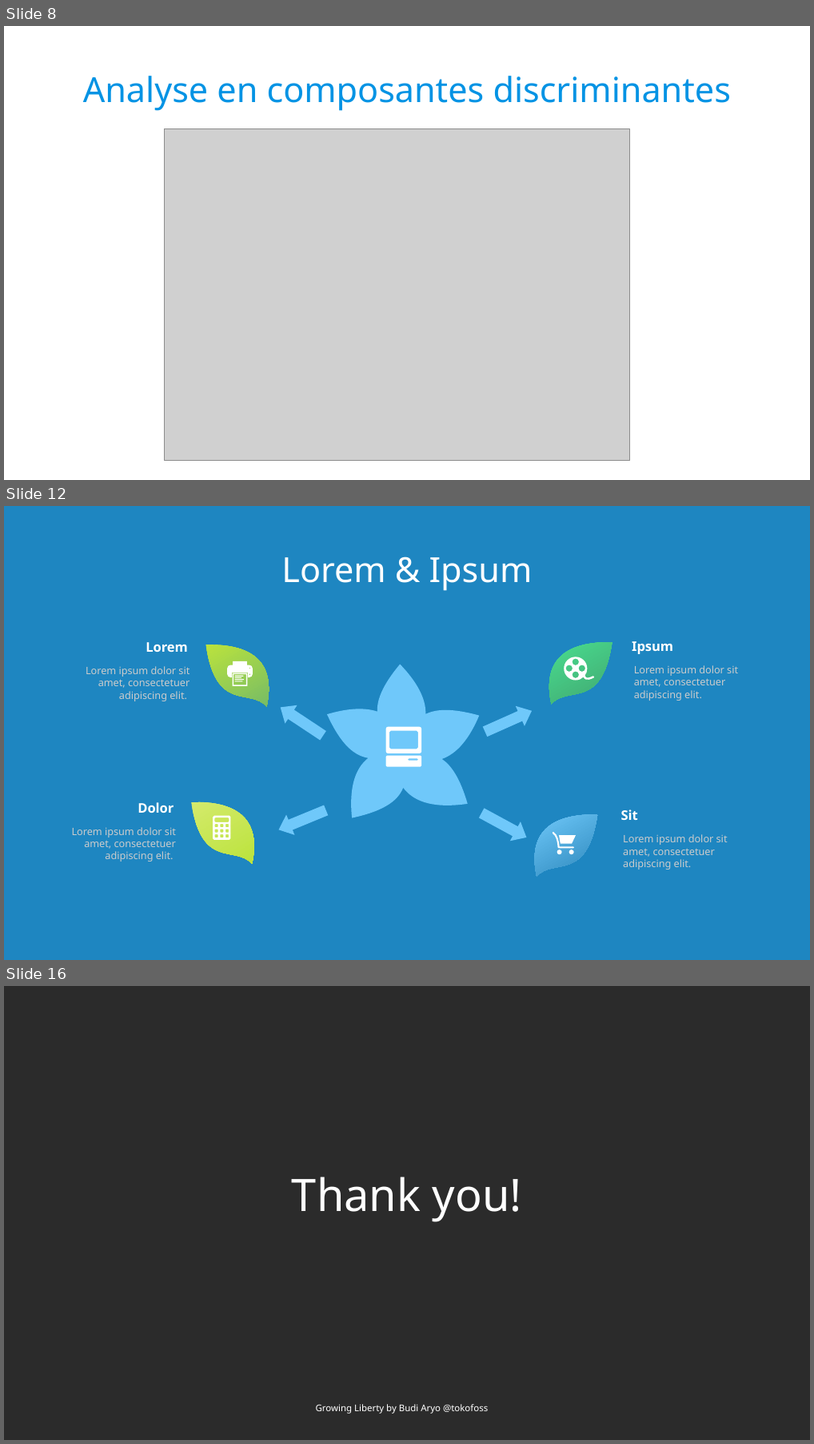
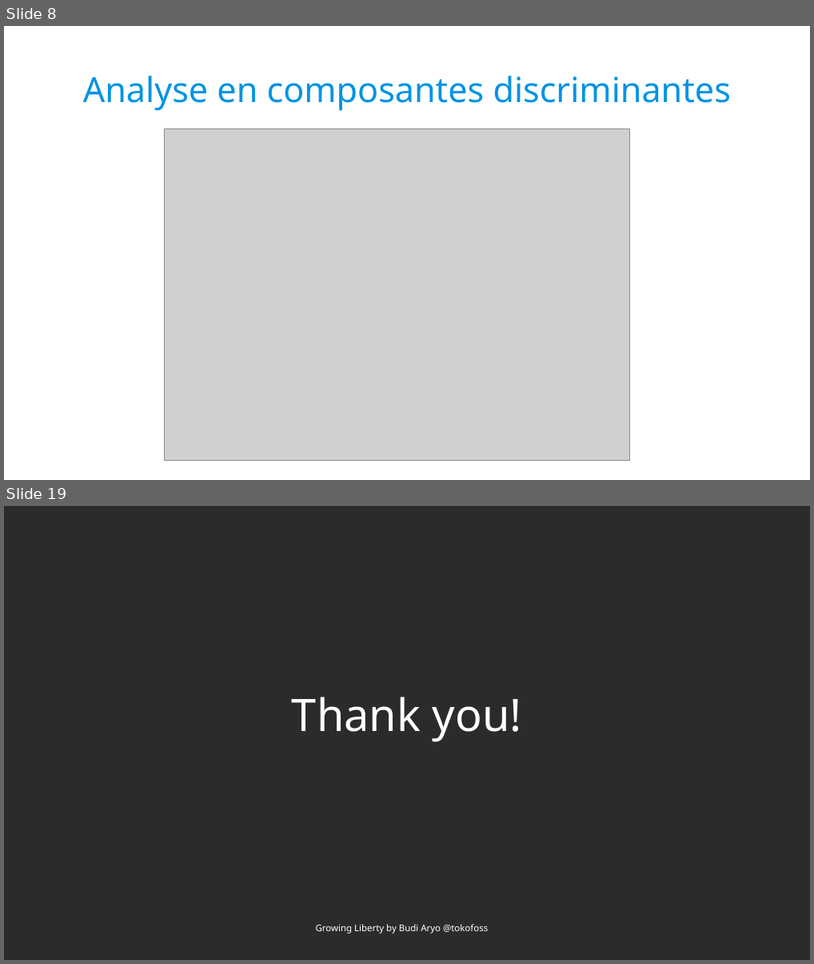
Before and after one commit to Polytech-E2I/data-processing, a slide deck: Projet3/report/report.odp. Shown one above the other, each under a label of ours: slides 8, 12 and 16 before the commit, slides 8 and 19 after it; the slides between them are not shown. The pictures are 814x1444 and 814x964 pixels, drawn with LibreOffice and Linux fonts; fonts in the diff are those of the drawing; grey boxes stand for pictures; background and template pictures are left out; a plain dark background stands for a picture behind light text. Boxes give left, top, right and bottom in pixels: in the first picture for what was removed or moved away, otherwise in the second. Text is boxed around its words. In the diff, an @@ line names an element or a change of style, - is before the commit and + after.

```diff
--- a/Projet3/report/report.odp
+++ b/Projet3/report/report.odp
@@ slide 12 removed at <box>4,506,810,960</box>, background #1E86C1 @@
@@ text removed at <box>282,557,533,591</box> @@
-Lorem & Ipsum
@@ text removed at <box>146,642,188,652</box> @@
-Lorem
@@ freeform shape removed at <box>206,644,269,707</box> @@
@@ freeform shape removed at <box>550,642,613,704</box> @@
@@ text removed at <box>632,641,674,654</box> @@
-Ipsum
@@ text removed at <box>86,666,190,701</box> @@
-Lorem ipsum dolor sit amet, consectetuer adipiscing elit.
@@ freeform shape removed at <box>227,661,253,686</box> @@
@@ freeform shape removed at <box>327,664,480,818</box> @@
@@ freeform shape removed at <box>565,656,595,680</box> @@
@@ text removed at <box>634,665,738,700</box> @@
-Lorem ipsum dolor sit amet, consectetuer adipiscing elit.
@@ left arrow removed at <box>274,698,330,744</box> @@
@@ left arrow removed at <box>481,700,537,741</box> @@
@@ freeform shape removed at <box>386,727,422,767</box> @@
@@ text removed at <box>138,802,174,812</box> @@
-Dolor
@@ freeform shape removed at <box>191,802,254,864</box> @@
@@ freeform shape removed at <box>214,816,231,840</box> @@
@@ left arrow removed at <box>274,800,330,840</box> @@
@@ left arrow removed at <box>477,803,532,847</box> @@
@@ freeform shape removed at <box>535,814,598,876</box> @@
@@ text removed at <box>622,809,638,820</box> @@
-Sit
@@ text removed at <box>72,827,176,861</box> @@
-Lorem ipsum dolor sit amet, consectetuer adipiscing elit.
@@ freeform shape removed at <box>553,832,576,854</box> @@
@@ text removed at <box>623,834,728,869</box> @@
-Lorem ipsum dolor sit amet, consectetuer adipiscing elit.
@@ what was slide 16 is now slide 19 @@
```
Also in this commit, not shown: 1 slide changed, 12 slides added, 8 other slides removed, 2 other files.
